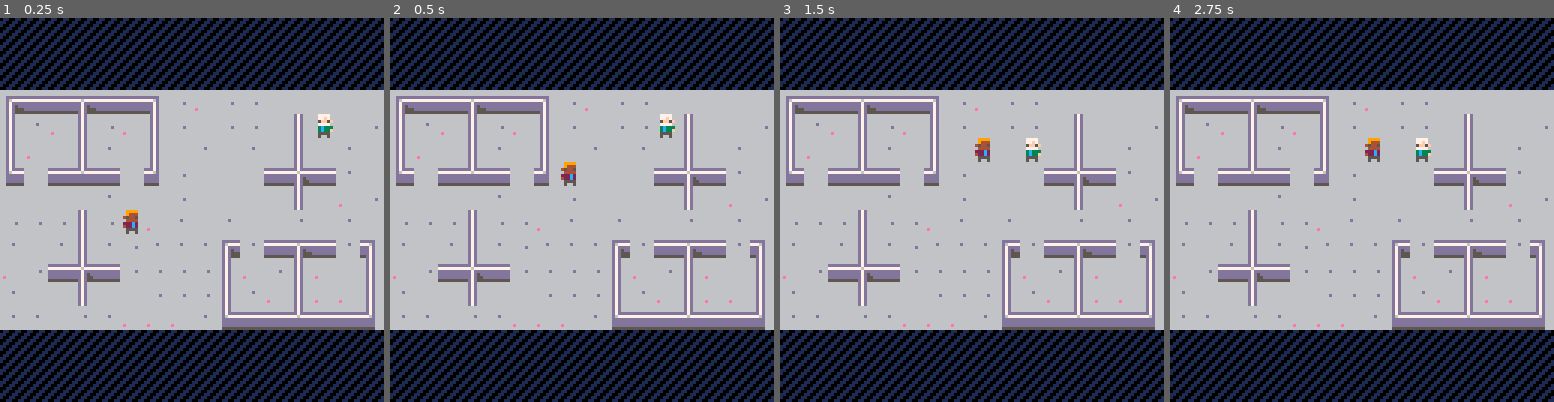
Above: before the commit, frames 1-4 (left to right).
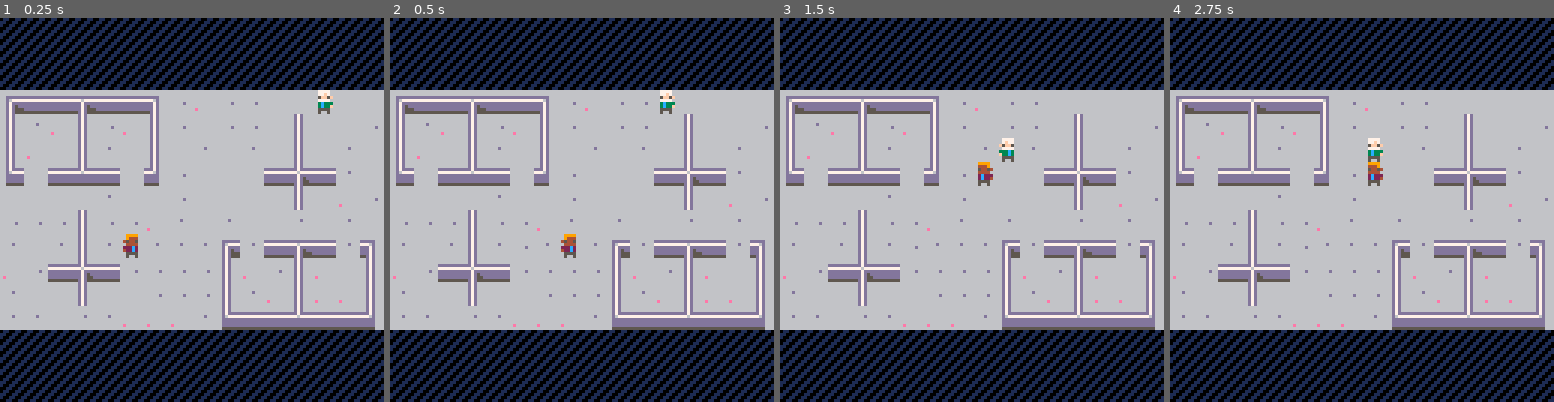
Above: after the commit, the same moments.

Repository: BordenJardine/dwarf-office
Game: PICO-8 cartridge dorfoff.p8
The game is run twice, just before and just after one commit, with the same random seed, the same clock (stepped at 60 frames per second) and the same inputs.
Inputs:
- Up to frame 1 (0.25 s): no input
- Up to frame 2 (0.5 s): no input
- Up to frame 3 (1.5 s): no input
- Up to frame 4 (2.75 s): no input

The runs differ from the first frame. In frame 1, 0.8% of the frame differs, in the area x 32-87%, y 18-63%; in frame 2, 0.8%; in frame 3, 0.8%; in frame 4, 0.6%.

Commit message:
break oscilating

Diff:
--- a/dorfoff.p8
+++ b/dorfoff.p8
@@ -196,6 +196,8 @@
 	return ((pos.y - ui_offset) * 16) + pos.x
 end
 
+--[[
+-- diagonals
 function get_valid_neighbors(node)
 	local neighbors = {}
 	if not node.passible then
@@ -213,6 +215,26 @@
 			then
 				add(neighbors, pos_to_index(neighbor_pos))
 			end
+		end
+	end
+	return neighbors
+end
+--]]
+offsets = {{-1, 0}, {1,0}, {0,-1}, {0,1}}
+function get_valid_neighbors(node)
+	local neighbors = {}
+	if not node.passible then
+		return neighbors
+	end
+	local pos = node.pos
+	for offset in all(offsets) do
+		local neighbor_pos = point(pos.x+offset[1], pos.y+offset[2])
+		-- not out of the play area, not the current point, and passible tile
+		if neighbor_pos.x >= min_x and neighbor_pos.x <= max_x and
+			 neighbor_pos.y >= min_y and neighbor_pos.y <= max_y and
+			 not get_flag(neighbor_pos, impassible)
+		then
+			add(neighbors, pos_to_index(neighbor_pos))
 		end
 	end
 	return neighbors
@@ -386,7 +408,6 @@
 end
 
 function worker.create(settings)
-	printh('tile: ' .. settings.tile)
 	settings = settings or {}
 	settings.body = settings.body or sample(bodies)
 	settings.head = settings.head or sample(heads)
@@ -550,17 +571,23 @@
 		w1:move_to(w2.tile, 1)
 		w2:wait()
 		self:advance()
-	end
+		return
+	end
+
+	-- we might be oscillating. hang on a sec
+	if self.ticks < default_ticks - 60 * 3 then
+		w2:wait()
+	elseif self.ticks % 30 == 0 then
 	-- correct path every half second
-	if self.ticks % 30 == 0 then
-		self.state = 1
+		w1:move_to(w2.tile)
+		w2:move_to(w1.tile)
 	end
 end
 
 function socialize_arriving(self)
 	local w1 = self.workers[1]
 	local w2 = self.workers[2]
-	if distance(w1.tile, w2.tile) < 1 then
+	if distance(w1.tile, w2.tile) < 2 then
 		w1:socialize()
 		w2:socialize()
 		self:advance()
@@ -611,6 +638,8 @@
 		self.state = #self.states --abort
 		return
 	end
+	-- call the function on this task relevant to the current state
+	state = self.states[self.state]
 	self[state](self)
 end
 
